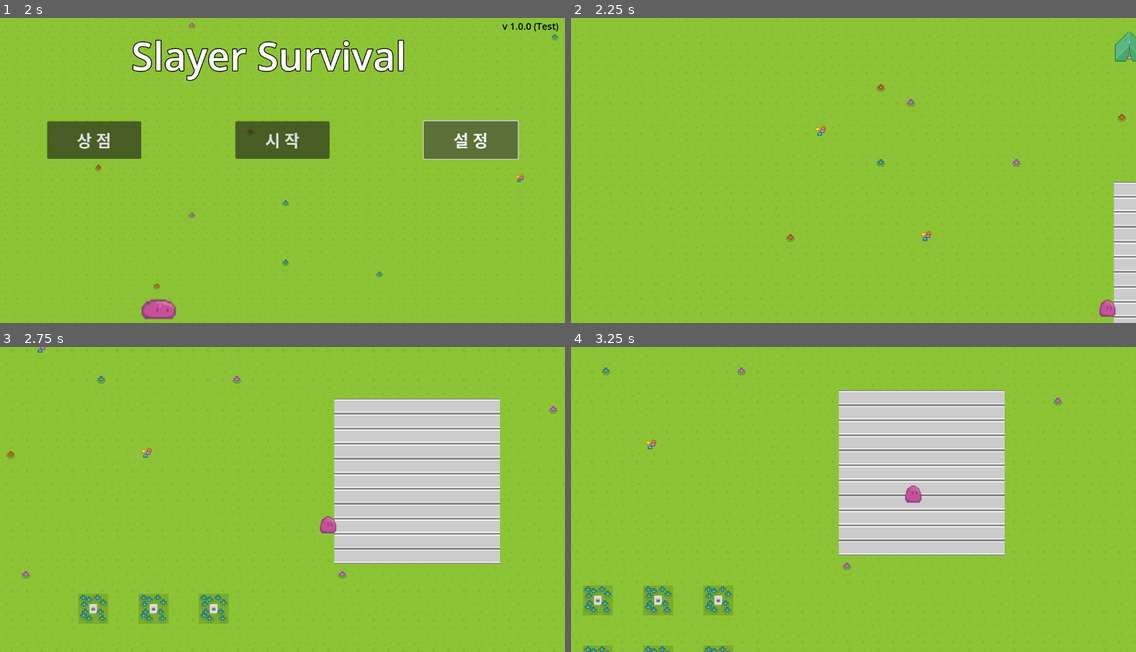
Above: before the commit, frames 1-4 (two rows, left to right).
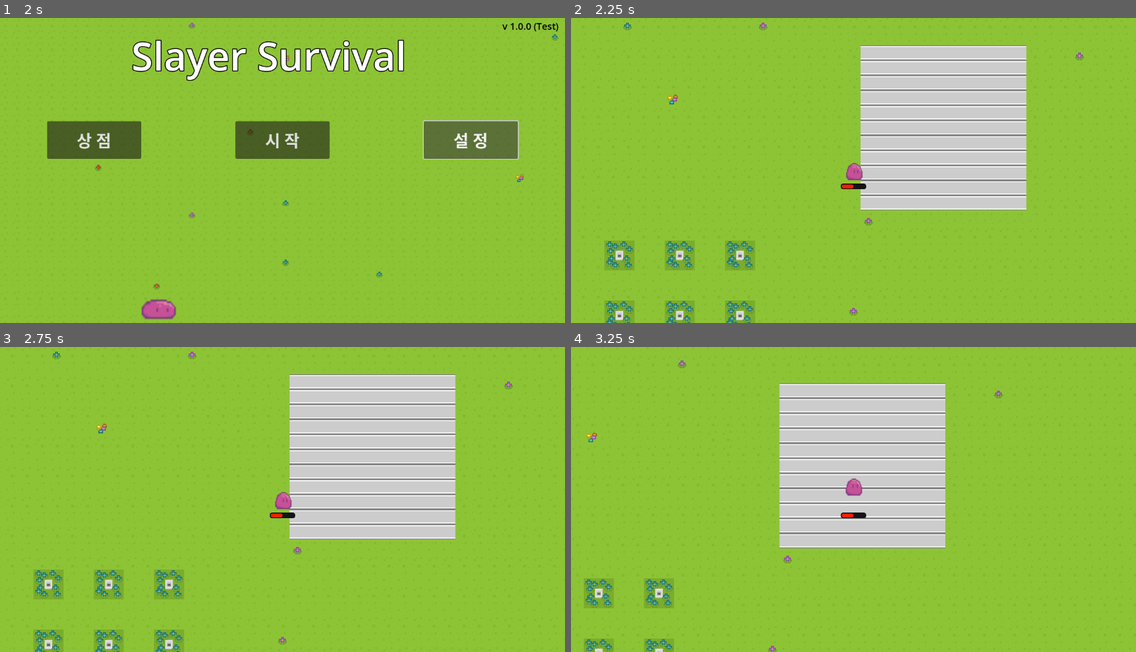
Above: after the commit, the same moments.

Repository: GroMoon/Git_Project
Game: Godot game, scene res://menu.tscn
Same seed, same stepped clock (60 frames per second), same inputs: the game is played once before the commit and once after it.
Inputs:
- Up to frame 1 (2 s): click "상 점" at 0.5 s; click "설 정" at 1.25 s
- Up to frame 2 (2.25 s): click "시 작" at 2 s
- Up to frame 3 (2.75 s): no input
- Up to frame 4 (3.25 s): hold D (right) from 2.78 s (still down); tap W (up) at 3.02 s

Frame 1 is identical in both runs. In frame 2, 20% of the frame differs, in the area x 6-100%, y 1-100%; in frame 3, 19%; in frame 4, 18%.

Commit message:
=== [CHARACTER-003] [Dev] 사망 구현 & 체력 바 추가

Diff:
--- a/SlayerSurvival/Slime.gd
+++ b/SlayerSurvival/Slime.gd
@@ -8,10 +8,26 @@
 var move_timer     = 0.0
 var move_direction = Vector2.ZERO
 
+# GUI
+@onready var hp_bar = get_node("%Hp_Bar")
+# hp 설정
+var max_hp = 50.0
+var hp = max_hp:
+	set(value):
+		hp = value
+		hp_bar.max_value = max_hp
+		hp_bar.value = hp
+
+		if hp > max_hp:
+			hp = max_hp
+		if hp <= 0:
+			get_tree().change_scene_to_file("res://menu.tscn")
+
 func _ready():
 	# 캐릭터를 뷰포트 중앙으로 이동
 	var viewport_size = get_viewport().get_visible_rect().size
 	global_position = viewport_size / 2
+	hp_bar.global_position = global_position + Vector2(-25, 30)
 
 	# 초기 이동 방향 설정
 	set_random_direction()
--- a/SlayerSurvival/menu.tscn
+++ b/SlayerSurvival/menu.tscn
@@ -1,6 +1,6 @@
 [gd_scene load_steps=16 format=3 uid="uid://bx8xatwwg81lh"]
 
-[ext_resource type="Texture2D" uid="uid://scynp0va5l21" path="res://resource/textyre/menu_background.png" id="1_6n2bm"]
+[ext_resource type="Texture2D" uid="uid://scynp0va5l21" path="res://resource/texture/menu_background.png" id="1_6n2bm"]
 [ext_resource type="Script" path="res://Start.gd" id="2_ec80q"]
 [ext_resource type="Texture2D" uid="uid://kjjrldglgd1i" path="res://slime/slime_jump_1.png" id="2_v6ktv"]
 [ext_resource type="Texture2D" uid="uid://c1brdtdj8gjiq" path="res://slime/slime_jump_2.png" id="3_4kx3r"]
@@ -83,6 +83,7 @@
 text = "상 점"
 
 [node name="Setting" type="Button" parent="ColorRect"]
+layout_mode = 0
 offset_left = 900.0
 offset_top = 220.0
 offset_right = 1100.0
@@ -91,6 +92,7 @@
 text = "설 정"
 
 [node name="Start" type="Button" parent="ColorRect"]
+layout_mode = 0
 offset_left = 500.0
 offset_top = 220.0
 offset_right = 700.0
--- a/SlayerSurvival/slime.tscn
+++ b/SlayerSurvival/slime.tscn
@@ -64,6 +64,25 @@
 
 [sub_resource type="RectangleShape2D" id="RectangleShape2D_ix0sy"]
 
+[sub_resource type="StyleBoxFlat" id="StyleBoxFlat_vy0tr"]
+bg_color = Color(0.0784314, 0.0784314, 0.0784314, 1)
+corner_radius_top_left = 5
+corner_radius_top_right = 5
+corner_radius_bottom_right = 5
+corner_radius_bottom_left = 5
+expand_margin_left = 2.0
+expand_margin_top = 2.0
+expand_margin_right = 2.0
+expand_margin_bottom = 2.0
+
+[sub_resource type="StyleBoxFlat" id="StyleBoxFlat_641nf"]
+bg_color = Color(0.952941, 0.12549, 0, 1)
+corner_radius_top_left = 5
+corner_radius_top_right = 5
+corner_radius_bottom_right = 5
+corner_radius_bottom_left = 5
+anti_aliasing = false
+
 [node name="Slime" type="CharacterBody2D"]
 collision_layer = 2
 collision_mask = 37
@@ -84,10 +103,29 @@
 
 [node name="Camera2D" type="Camera2D" parent="."]
 zoom = Vector2(2, 2)
-position_smoothing_enabled = true
-drag_horizontal_enabled = true
-drag_vertical_enabled = true
 drag_left_margin = 0.1
 drag_top_margin = 0.1
 drag_right_margin = 0.1
 drag_bottom_margin = 0.1
+
+[node name="GUILayer" type="CanvasLayer" parent="."]
+
+[node name="GUI" type="Control" parent="GUILayer"]
+layout_mode = 3
+anchors_preset = 0
+offset_top = -1.0
+offset_right = 300.0
+offset_bottom = 161.0
+
+[node name="Hp_Bar" type="ProgressBar" parent="GUILayer/GUI"]
+unique_name_in_owner = true
+layout_mode = 0
+offset_left = 647.0
+offset_top = 390.0
+offset_right = 697.0
+offset_bottom = 398.0
+theme_override_styles/background = SubResource("StyleBoxFlat_vy0tr")
+theme_override_styles/fill = SubResource("StyleBoxFlat_641nf")
+step = 1.0
+value = 50.0
+show_percentage = false
Renamed: SlayerSurvival/resource/textyre/menu_background.png -> SlayerSurvival/resource/texture/menu_background.png
Not shown, changed: SlayerSurvival/resource/texture/menu_background.png.import
Not shown: 1 places in SlayerSurvival/slime.tscn that only renumber resources
